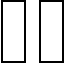
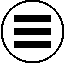
Layered file, before and after one edit (64px x 64px). Changes by layer:
painted on "1" over bbox(1, 0, 64, 63)
